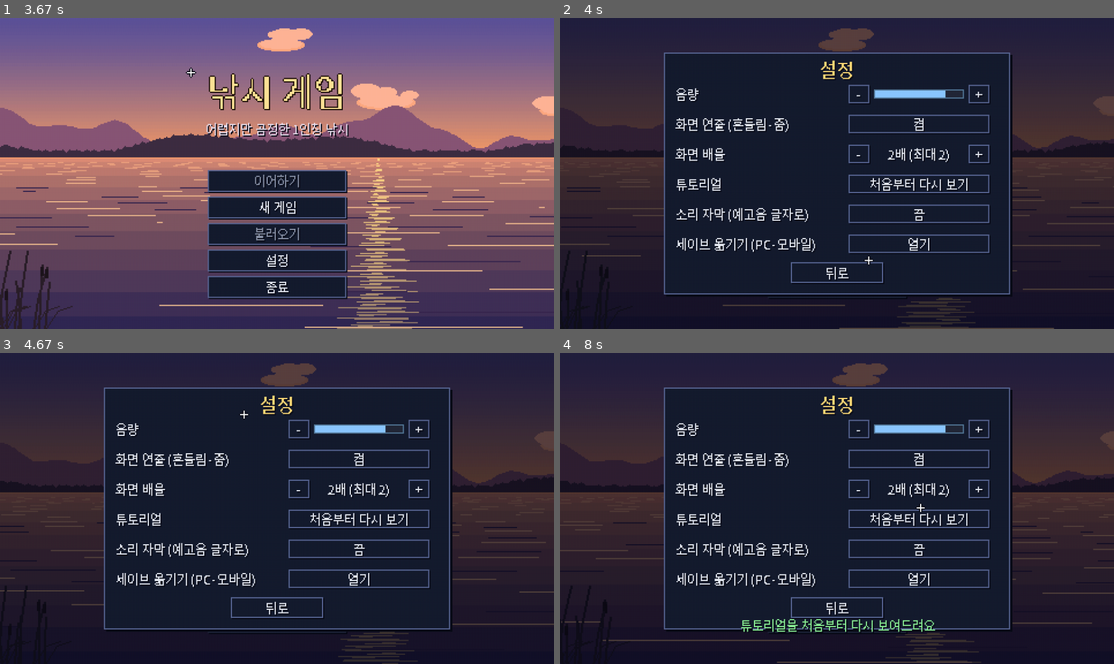
Above: before the commit, frames 1-4 (two rows, left to right).
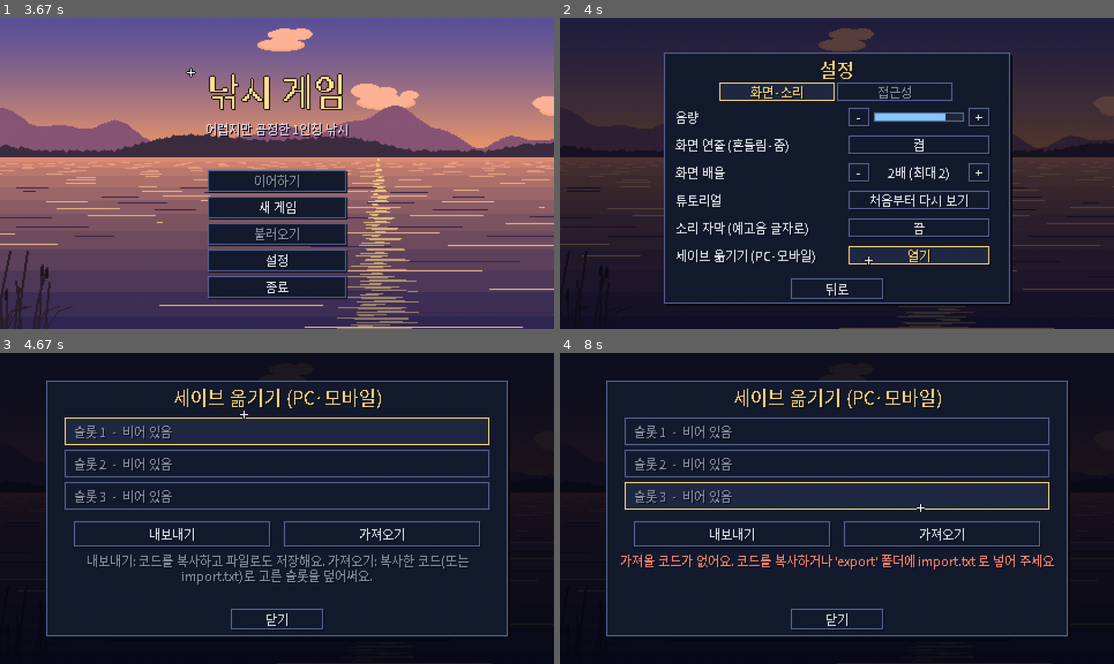
Above: after the commit, the same moments.

Repository: sinsiu60/fishingplanet
Game: pygame game, started from main.py
The game is run twice, just before and just after one commit, with the same random seed, the same clock (stepped at 60 frames per second) and the same inputs.
Inputs (mouse positions are in pixels of both pictures, inside the frame that each line leads up to):
- Up to frame 1 (3.67 s): click (277, 173) at 0.38 s; click (105, 248) at 0.72 s; click (288, 67) at 1.05 s; click (260, 120) at 1.38 s; click (188, 70) at 1.72 s; click (476, 148) at 2.05 s; click (470, 232) at 2.38 s; click (116, 154) at 2.72 s; click (426, 207) at 3.05 s; click (188, 70) at 3.38 s
- Up to frame 2 (4 s): click (870, 260) at 3.72 s
- Up to frame 3 (4.67 s): press the mouse at (310, 595) at 4.03 s; move the mouse to (277, 505) at 4.13 s; release the mouse at (243, 415) at 4.27 s
- Up to frame 4 (8 s): press the mouse at (870, 595) at 6.27 s; move the mouse to (903, 573) at 6.37 s; release the mouse at (936, 555) at 6.5 s; press the mouse at (870, 595) at 6.6 s; move the mouse to (931, 558) at 6.7 s; release the mouse at (992, 524) at 6.83 s; click (886, 480) at 6.98 s; click (936, 527) at 7.32 s; click (920, 508) at 7.75 s

Frame 1 is identical in both runs. In frame 2, 9.2% of the frame differs, in the area x 18-82%, y 20-93%; in frame 3, 40%; in frame 4, 41%, in the area x 0-100%, y 0-100%.

Commit message:
C6: HUD priority and accessibility settings
- Fight HUD priority: signal slots on top and shake-compensated; tension/line/hook
  grouped on one backing; drag faint unless rush/charge/red/just changed;
  distance, quest icon, consumables translucent; lower HUD dims briefly when
  a signal appears; touch pause button hidden during fights (back pauses)
- Accessibility tab (PC and mobile): telegraph multiplier 1.0/1.25/1.5
  (shown on result screen, rank unchanged), first-meet cards on/off,
  signal slot size, colorblind palette, signal sounds on/off with
  stronger visuals when off
- DESIGN.md 31-8

Co-Authored-By: Claude Opus 5.5 <noreply@anthropic.com>
Claude-Session: https://claude.ai/code/session_01XkZZxEWm7K26sk4a4EAFMF

Diff:
--- a/data/signals.json
+++ b/data/signals.json
@@ -11,7 +11,12 @@
    "icon": "release",
    "sound": "sig_release",
    "haptic": "sig_release",
-   "hand": "L"
+   "hand": "L",
+   "cb_color": [
+    86,
+    180,
+    233
+   ]
   },
   "reel": {
    "name": "감기",
@@ -23,7 +28,12 @@
    "icon": "reel",
    "sound": "sig_reel",
    "haptic": "sig_reel",
-   "hand": "R"
+   "hand": "R",
+   "cb_color": [
+    240,
+    150,
+    30
+   ]
   },
   "timing": {
    "name": "타이밍",
@@ -35,7 +45,12 @@
    "icon": "ring",
    "sound": "sig_timing",
    "haptic": "sig_timing",
-   "hand": "L"
+   "hand": "L",
+   "cb_color": [
+    245,
+    232,
+    66
+   ]
   },
   "direction": {
    "name": "방향",
@@ -47,7 +62,12 @@
    "icon": "arrow",
    "sound": "sig_direction",
    "haptic": "sig_direction",
-   "hand": "R"
+   "hand": "R",
+   "cb_color": [
+    250,
+    250,
+    250
+   ]
   },
   "endure": {
    "name": "참기",
@@ -59,7 +79,12 @@
    "icon": "hand",
    "sound": "sig_endure",
    "haptic": "sig_endure",
-   "hand": "R"
+   "hand": "R",
+   "cb_color": [
+    160,
+    160,
+    160
+   ]
   },
   "gesture": {
    "name": "제스처",
@@ -71,7 +96,12 @@
    "icon": "spin",
    "sound": "sig_gesture",
    "haptic": "sig_gesture",
-   "hand": "R"
+   "hand": "R",
+   "cb_color": [
+    214,
+    110,
+    170
+   ]
   }
  },
  "actions": {
@@ -185,7 +215,12 @@
   ],
   "touch_y": 0.6,
   "size": 40,
-  "ring_spread": 30
+  "ring_spread": 30,
+  "size_mult": [
+   0.8,
+   1.0,
+   1.25
+  ]
  },
  "dual_stagger_sec": 0.5,
  "legend_last_phase": 5,
--- a/src/fish_ai/brain.py
+++ b/src/fish_ai/brain.py
@@ -119,6 +119,7 @@
         self.last_ep_action: str | None = None
         self.mastery: dict | None = None      # 세이브 pattern_mastery (낚시 화면이 넣어 줌, 봇·테스트는 None = 배율 1)
         self.fail_streak: dict | None = None  # 세이브 pattern_fail_streak
+        self.access_mult = 1.0                 # 접근성 설정 예고 시간 배율 1.0/1.25/1.5 (랭크 판정엔 영향 없음)
         self.first_rush = fish.get("first_rush")
         self.first_rush_on = False
         self.first_rush_done = not self.first_rush
@@ -471,7 +472,7 @@
                 self.turn_dir = self.rnd.choice((-1, 1))
         self.cur_telegraph = duration if duration is not None else self.telegraph_sec
         self.cur_telegraph = max(self.cur_telegraph, self.min_telegraph(action))  # 계열별 최소 예고 (31장 C4)
-        self.cur_telegraph *= self.learn_mult(action)  # 패턴 숙련도 (31장 C5)
+        self.cur_telegraph *= self.learn_mult(action) * self.access_mult  # 패턴 숙련도 (C5) × 접근성 배율 (C6)
         speed = getattr(self, "train_speed", None)  # 훈련 수조 예고 속도
         if speed == "slow":
             self.cur_telegraph = self.min_telegraph(action) * 2
--- a/src/platform/touch_ui.py
+++ b/src/platform/touch_ui.py
@@ -126,8 +126,9 @@
     layer = pygame.Surface(canvas.get_size(), pygame.SRCALPHA)
     for c in controls:
         on = c.id in pressed
-        fill = (60, 80, 120, min(255, a + 40)) if on else (16, 22, 40, a)
-        edge = (255, 220, 120, 230) if on else (220, 228, 245, min(255, a + 60))
+        ca = a // 2 if c.id == "item" and not on else a  # 소모품(우선순위 5)은 더 옅게 (31장 C6)
+        fill = (60, 80, 120, min(255, ca + 40)) if on else (16, 22, 40, ca)
+        edge = (255, 220, 120, 230) if on else (220, 228, 245, min(255, ca + 60))
         if c.shape == "circle":
             pygame.draw.circle(layer, fill, c.center, c.r)
             pygame.draw.circle(layer, edge, c.center, c.r, 1)
--- a/src/save/settings.py
+++ b/src/save/settings.py
@@ -7,7 +7,11 @@
             # 모바일 터치 버튼: 크기·투명도 0~2단계, 왼손잡이(좌우 반전)
             "touch_size": 1, "touch_alpha": 1, "touch_left": False,
             # 모바일: 진동 0=끔 1=약 2=중 3=강, 화면 갱신 30/60 (메뉴 화면은 늘 30)
-            "vibration": 2, "fps": 60}
+            "vibration": 2, "fps": 60,
+            # 접근성 (31장 C6): 예고 시간 배율 0=1.0 1=1.25 2=1.5, 첫 만남 카드, 신호 슬롯 크기 0~2, 색약 팔레트, 소리 신호
+            "tele_mult": 0, "signal_cards": True, "slot_size": 1, "colorblind": False, "signal_sound": True}
+
+TELE_MULTS = (1.0, 1.25, 1.5)
 
 
 class Settings:
--- a/src/scene/dex.py
+++ b/src/scene/dex.py
@@ -43,6 +43,8 @@
         super().__init__(game)
         self.fishing = fishing
         self.save = game.save
+        from src.ui import signal_slots
+        signal_slots.configure(game.settings)  # 색약 모드 신호색 (31장 C6)
         self.mouse = (0, 0)
         self.age = 0.0  # 열림 애니메이션
         self.fish = load_json("fish.json")["fish"]
--- a/src/scene/fishing_scene.py
+++ b/src/scene/fishing_scene.py
@@ -271,7 +271,8 @@
         ending = f is not None and f.phase in ("caught", "lost")  # 결과 화면: 탭하면 넘어가니 버튼은 숨김
         return {"fight": fighting, "overlay": overlay, "horizon": self.cam.horizon,
                 "can_look": free and f is None and c.state in LOOK_STATES,
-                "show_pause": free and not ending, "show_bag": free and self.can_open_menus(),
+                "show_pause": free and not ending and not fighting,  # 파이팅 중 메뉴 숨김 (뒤로 가기로 멈춤, 31장 C6)
+                "show_bag": free and self.can_open_menus(),
                 "can_retrieve": free and f is None and c.state == CastState.LANDED,
                 "lure": free and f is None and c.state == CastState.LANDED and self.bite.state == BiteState.WAIT,
                 "items": items, "drag": (f.drag, f.drag_steps) if fighting else None,
@@ -582,6 +583,8 @@
         # 패턴 숙련도·연속 실패 보조 (31장 C5) — 세이브 값을 두뇌가 바로 쓴다
         self.fight.brain.mastery = self.save.data.setdefault("pattern_mastery", {})
         self.fight.brain.fail_streak = self.save.data.setdefault("pattern_fail_streak", {})
+        from src.save.settings import TELE_MULTS
+        self.fight.brain.access_mult = TELE_MULTS[self.settings.get("tele_mult")]  # 접근성 예고 배율 (31장 C6)
         self.missed_signals: list[str] = []   # 결과 화면: 놓친 신호
         self.mastery_ups: list[str] = []      # 결과 화면: 숙련도가 오른 패턴
         if self.touch:
@@ -677,6 +680,9 @@
         self.popups.update(dt)
         self.toasts.update(dt)
         self.toasts.sink = self._say if self._fight_text_mode() else None
+        self.sig_dim_t = max(0.0, getattr(self, "sig_dim_t", 0.0) - dt)
+        self.drag_seen_t = max(0.0, getattr(self, "drag_seen_t", 0.0) - dt)
+        signal_slots.configure(self.settings)
         if self.captions:
             self.captions[1] -= dt
             if self.captions[1] <= 0:
@@ -1331,7 +1337,7 @@
                 self.sparkles.burst(*pos, count=6, speed=0.5, ring=False)  # 이빨 반짝
             seen = self.save.data.setdefault("patterns_seen", [])
             card = f"pattern:{pid}"
-            if card in tut.CARDS and self.card is None and self.tutorial.want(card):
+            if card in tut.CARDS and self.card is None and self.tutorial.want(card) and self.settings.get("signal_cards"):
                 # 처음 보는 패턴: 예고 순간 멈추고 시범 그림이 있는 설명 카드
                 if pid not in seen:
                     seen.append(pid)
@@ -1441,7 +1447,8 @@
             if fam not in sig["families"]:
                 continue
             fc = sig["families"][fam]
-            self.sfx.play(fc["sound"], 0.8)
+            if self.settings.get("signal_sound"):  # 접근성: 소리 신호 끄기 → 칸 그림 강조 (31장 C6)
+                self.sfx.play(fc["sound"], 0.8)
             self.game.haptics.vibrate(fc["haptic"])
 
     def _mastery_event(self, ev: str) -> None:
@@ -1489,6 +1496,7 @@
         self.sfx.boost = 2 if "clear" in f.mutations and ev.startswith("telegraph:") else 1  # 투명: 예고 소리 +6dB
         if ev.startswith("telegraph:"):
             self._signal_cue(ev.split(":", 1)[1])
+            self.sig_dim_t = 0.9  # 신호가 뜨는 순간: 하위 HUD 잠깐 더 흐리게
         elif ev in ("action:charge", "tired", "hide_peek"):
             self._signal_cue("charge")  # 감기 계열 (빈틈·고개 내밂)
         qr = getattr(self, "quest_run", None)
@@ -1496,7 +1504,8 @@
             qr.on_event(ev)
         if ev in tut.CARDS and self.card is None and self.tutorial.want(ev):
             if ev.startswith("telegraph:"):
-                self._open_signal_card(ev)
+                if self.settings.get("signal_cards"):  # 접근성: 첫 만남 카드 끄기 (31장 C6)
+                    self._open_signal_card(ev)
             else:
                 self._open_card(ev, None if ev == "net_start" else "fish")
         elif ev == "hazard_enter":
@@ -2021,6 +2030,7 @@
             if self.end_t > 1.2:
                 signal_slots.draw_result_icons(canvas, self.missed_signals, self.mastery_ups,
                                                (12 + (self.hud_inset if self.touch else 0), 214), self.t)
+            self._draw_access_mark(canvas)
             return
         if f.phase == "lost":
             fight_hud.draw_lose_panel(canvas, f, LOSE_REASONS[f.lose_reason], self.end_t)
@@ -2029,6 +2039,7 @@
                                                (canvas.get_width() // 2 - 110, 194), self.t)
             if qr is not None and qr.items:
                 fight_hud.draw_quests(canvas, qr.hud_lines(), self.hud_inset if self.touch else 0)
+            self._draw_access_mark(canvas)
             return
         if self.dragon_fx is not None:
             self.dragon_fx.draw(canvas)
@@ -2040,20 +2051,25 @@
         self._draw_behavior_ui(canvas)
         self.popups.draw(canvas, self.screen_fx.map)
         self.screen_fx.draw_edges(canvas)
+        # HUD 우선순위 (31장 C6): 1 신호 칸 / 2 장력·내구도 / 3 드랙(필요할 때만 진하게) / 4 거리(작게) / 5 의뢰·소모품(반투명).
+        # 신호가 막 뜨면 3 이하는 잠깐 더 흐려진다.
         fight_hud.draw_gauges(self._gauge_canvas(canvas), pal, f, t)
         fight_hud.draw_boss_bar(canvas, pal, f)
-        if f.phase == "fight":
-            self._draw_signal_slots(canvas)
+        dim = 1.0 - 0.55 * min(1.0, self.sig_dim_t / 0.3)
         qr = getattr(self, "quest_run", None)
         if qr is not None and qr.items:
-            fight_hud.draw_quest_icon(canvas, qr.hud_lines(), self.hud_inset if self.touch else 0)
+            self._faded(canvas, 150 * dim, lambda c: fight_hud.draw_quest_icon(c, qr.hud_lines(),
+                                                                                  self.hud_inset if self.touch else 0))
         if self.touch:
             # 드랙·소모품·조작 안내는 터치 버튼이 대신한다
-            fight_hud.draw_distance(canvas, pal, f, self.hud_inset)
+            self._faded(canvas, 200 * dim, lambda c: fight_hud.draw_distance(c, pal, f, self.hud_inset))
         else:
-            fight_hud.draw_drag(canvas, pal, f)
-            fight_hud.draw_distance(canvas, pal, f)
-            self._draw_fight_items(canvas, pal, f)
+            need = self._drag_needed(f)
+            self._faded(canvas, 255 if need else 120 * dim, lambda c: fight_hud.draw_drag(c, pal, f, need, t))
+            self._faded(canvas, 200 * dim, lambda c: fight_hud.draw_distance(c, pal, f))
+            self._faded(canvas, 150 * dim, lambda c: self._draw_fight_items(c, pal, f))
+        if f.phase == "fight":
+            self._draw_signal_slots(canvas)  # 가장 위 (가장 선명)
         if self.debug:
             pad_side = self.touch and not self.settings.get("touch_left")
             fight_hud.draw_debug(canvas, f, self.ctl.debug_lines(self.t), 100 if pad_side else 4)
@@ -2310,7 +2326,48 @@
         dark = "dark" in f.gim.kinds(b)
         inked = self.ink_t > 0 or b.dark
         sigs = signal_slots.collect(f, b.sound_only, inked, dark)
-        signal_slots.draw(canvas, f, sigs, self.touch, bool(self.touch and self.settings.get("touch_left")), self.t)
+        left = bool(self.touch and self.settings.get("touch_left"))
+        sx, sy = self.game.screen.shake
+        if (sx, sy) == (0, 0):
+            signal_slots.draw(canvas, f, sigs, self.touch, left, self.t)
+            return
+        # 화면 흔들림이 신호 칸을 흔들지 않게: 흔들림만큼 반대로 그려 칸은 제자리에 (31장 C6)
+        lay = self._layer(canvas)
+        signal_slots.draw(lay, f, sigs, self.touch, left, self.t)
+        canvas.blit(lay, (-sx, -sy))
+
+    def _layer(self, canvas) -> pygame.Surface:
+        lay = getattr(self, "_fade_layer", None)
+        if lay is None or lay.get_size() != canvas.get_size():
+            lay = self._fade_layer = pygame.Surface(canvas.get_size(), pygame.SRCALPHA)
+        lay.set_alpha(None)
+        lay.fill((0, 0, 0, 0))
+        return lay
+
+    def _faded(self, canvas, alpha: float, fn) -> None:
+        """우선순위 낮은 HUD를 반투명으로 (31장 C6)."""
+        if alpha >= 250:
+            fn(canvas)
+            return
+        lay = self._layer(canvas)
+        fn(lay)
+        lay.set_alpha(int(max(0, alpha)))
+        canvas.blit(lay, (0, 0))
+
+    def _drag_needed(self, f) -> bool:
+        """드랙 칸을 진하게: 돌진·힘 모으기·장력 빨강, 또는 방금 드랙을 바꿨을 때."""
+        if f.drag != getattr(self, "_drag_last", f.drag):
+            self.drag_seen_t = 1.2
+        self._drag_last = f.drag
+        return f.brain.state in ("rush", "charge") or f.zone() == "red" or getattr(self, "drag_seen_t", 0.0) > 0
+
+    def _draw_access_mark(self, canvas) -> None:
+        """접근성 예고 배율을 썼으면 결과 화면 오른쪽 아래에 작게 (랭크 판정은 그대로)."""
+        m = getattr(self.fight.brain, "access_mult", 1.0)
+        if m != 1.0 and self.end_t > 1.0:
+            inset = self.hud_inset if self.touch else 0
+            hud.text(canvas, f"예고 ×{m:g}", (canvas.get_width() - 8 - inset, canvas.get_height() - 8), (150, 158, 180),
+                     11, "bottomright")
 
     def _draw_line_and_bobber(self, canvas, pal, tip) -> None:
         c, cam = self.cast, self.cam
--- a/src/scene/settings_scene.py
+++ b/src/scene/settings_scene.py
@@ -1,11 +1,14 @@
 """설정.
 
-PC     : 음량, 화면 연출, 화면 배율, 튜토리얼 다시 보기, 소리 자막, 세이브 옮기기
-모바일 : 탭 두 개 — [화면·소리] 음량, 화면 연출, 소리 자막, 튜토리얼
+PC     : 탭 두 개 — [화면·소리] 음량, 화면 연출, 화면 배율, 튜토리얼 다시 보기, 소리 자막, 세이브 옮기기
+                    [접근성] 예고 시간 배율, 첫 만남 카드, 신호 칸 크기, 색약 모드, 소리 신호 (31장 C6)
+모바일 : 탭 세 개 — [화면·소리] 음량, 화면 연출, 소리 자막, 튜토리얼
                     [터치·기기] 터치 버튼 크기·진하기, 왼손잡이, 진동(끔/약/중/강), 화면 갱신(30/60), 세이브 옮기기
+                    [접근성] PC와 같음
 """
 from src.platform.detect import IS_MOBILE
 from src.platform.haptics import LEVEL_NAMES
+from src.save.settings import TELE_MULTS
 from src.scene.base import Scene
 from src.ui import widgets as ui
 from src.ui.hud import draw_cursor, text
@@ -23,7 +26,10 @@
         self.msg_t = 0.0
         self.w = game.screen.ui_rect.w
         self.x0 = self.w // 2 - 140
-        self.tabs = ui.Tabs(self.w // 2 - 102, 56, ["화면·소리", "터치·기기"], width=100) if IS_MOBILE else None
+        if IS_MOBILE:
+            self.tabs = ui.Tabs(self.w // 2 - 137, 56, ["화면·소리", "터치·기기", "접근성"], width=90)
+        else:
+            self.tabs = ui.Tabs(self.w // 2 - 102, 56, ["화면·소리", "접근성"], width=100)
         self._build()
 
     # ── 줄 정의: (이름, 종류, 값 글자 함수, 동작들) ──
@@ -36,6 +42,8 @@
         tutorial = ("튜토리얼", "button", lambda: "처음부터 다시 보기", self._reset_tutorial)
         captions = ("소리 자막 (예고음 글자로)", "toggle", lambda: s.get("sound_captions"), self._toggle_captions)
         transfer = ("세이브 옮기기 (PC·모바일)", "button", lambda: "열기", self._open_transfer)
+        if self.tabs.labels[self.tabs.index] == "접근성":
+            return self._access_rows()
         if not IS_MOBILE:
             scale = ("화면 배율", "step", lambda: f"{self.game.screen.scale}배 (최대 {self._max_scale()})",
                      (lambda: self._scale(-1), lambda: self._scale(1)))
@@ -54,12 +62,24 @@
                lambda: s.set("fps", 30 if s.get("fps") == 60 else 60))
         return [size, alpha, left, vib, fps, transfer]
 
+    def _access_rows(self) -> list[tuple]:
+        """접근성 (31장 C6). 예고 배율은 랭크 판정에 영향 없음 — 결과 화면에 작게 표시."""
+        s = self.s
+        tele = ("예고 시간 배율", "step", lambda: f"{TELE_MULTS[s.get('tele_mult')]}배",
+                (lambda: self._step("tele_mult", -1, 2), lambda: self._step("tele_mult", 1, 2)))
+        cards = ("첫 만남 신호 카드", "toggle", lambda: s.get("signal_cards"),
+                 lambda: s.set("signal_cards", not s.get("signal_cards")))
+        slot = ("신호 칸 크기", "step", lambda: ("작게", "보통", "크게")[s.get("slot_size")],
+                (lambda: self._step("slot_size", -1, 2), lambda: self._step("slot_size", 1, 2)))
+        cb = ("색약 모드 (고대비 신호색)", "toggle", lambda: s.get("colorblind"),
+              lambda: s.set("colorblind", not s.get("colorblind")))
+        snd = ("소리 신호 (끄면 그림 강조)", "toggle", lambda: s.get("signal_sound"),
+               lambda: s.set("signal_sound", not s.get("signal_sound")))
+        return [tele, cards, slot, cb, snd]
+
     def _build(self) -> None:
         x = self.x0 + ROW_X
-        if IS_MOBILE:
-            y0, step, back_y = 86, 24, 226
-        else:
-            y0, step, back_y = 66, 26, 212
+        y0, step, back_y = 86, 24, 226
         self.rows = self._rows()
         self.rows_y = [y0 + i * step for i in range(len(self.rows))]
         self.buttons = []
@@ -126,7 +146,7 @@
             self._back()
         elif a.name == "primary":
             m = a.pos
-            if self.tabs is not None and self.tabs.click(m):
+            if self.tabs.click(m):
                 self.game.sfx.play("click")
                 self._build()
                 return
@@ -149,10 +169,9 @@
         ui.dim(canvas, 170)
         canvas = self.ui_canvas(canvas)
         w = canvas.get_width()
-        ui.panel(canvas, (self.x0 - 10, 30, 300, 218 if IS_MOBILE else 210))
+        ui.panel(canvas, (self.x0 - 10, 30, 300, 218))
         text(canvas, "설정", (w // 2, 44), ui.ACCENT, 16, "center")
-        if self.tabs is not None:
-            self.tabs.draw(canvas, self.mouse)
+        self.tabs.draw(canvas, self.mouse)
         x = self.x0 + ROW_X
         bi = 0
         for (label, kind, value, act), y in zip(self.rows, self.rows_y):
@@ -170,5 +189,5 @@
         for b in self.buttons:
             b.draw(canvas, self.mouse)
         if self.msg_t > 0:
-            text(canvas, self.msg, (w // 2, 236 if not IS_MOBILE else 240), ui.GOOD, 11, "center")
+            text(canvas, self.msg, (w // 2, 240), ui.GOOD, 11, "center")
         draw_cursor(canvas, self.mouse)
--- a/src/ui/fight_hud.py
+++ b/src/ui/fight_hud.py
@@ -27,6 +27,11 @@
 
     def ty(v):
         return y + h - clamp(v, 0, 100) / 100 * h
+
+    # 장력·줄·바늘을 한 묶음으로 (31장 C6): 옅은 받침 하나 — 걸림·기믹 게이지는 그 오른쪽에 따로
+    back = pygame.Surface((72, h + 30), pygame.SRCALPHA)
+    pygame.draw.rect(back, (10, 14, 28, 90), back.get_rect(), border_radius=6)
+    canvas.blit(back, (x - 6, y - 6))
 
     gl, gh = fight.green_low, fight.green_high
     canvas.fill(SHADOW, (x - 1, y - 1, w + 2, h + 2))
@@ -136,15 +141,18 @@
     pygame.draw.rect(canvas, rc, (x - 2, y - 2, bw + 4, bh + 4), 1)
 
 
-def draw_drag(canvas, pal, fight) -> None:
+def draw_drag(canvas, pal, fight, need: bool = False, t: float = 0.0) -> None:
+    """드랙 5칸. need = 지금 드랙이 중요할 때(돌진·힘 모으기·장력 빨강·방금 바꿈) — 금색 테두리로 강조 (31장 C6)."""
     x, y = 8, 226
-    icons.reel(canvas, x + 6, y, pal["text"])
+    icons.reel(canvas, x + 6, y, (255, 220, 120) if need else pal["text"])
     bx = x + 18
     for i in range(fight.drag_steps):
         filled = i < fight.drag
         rect = (bx + i * 7, y - 3, 5, 7)
         canvas.fill(SHADOW, (rect[0] - 1, rect[1] - 1, 7, 9))
         canvas.fill((255, 220, 120) if filled else (60, 64, 80), rect)
+    if need and int(t * 4) % 2 == 0:
+        pygame.draw.rect(canvas, (255, 220, 120), (x - 2, y - 7, 18 + fight.drag_steps * 7 + 4, 15), 1, border_radius=3)
 
 
 def draw_distance(canvas, pal, fight, inset: int = 0) -> None:
--- a/src/ui/signal_slots.py
+++ b/src/ui/signal_slots.py
@@ -22,6 +22,16 @@
 BAD = (255, 110, 95)
 
 
+# 접근성 (31장 C6): 낚시 화면이 설정을 넣어 준다 — 색약 팔레트, 칸 크기 배율, 소리 신호 끔 → 그림 강조
+OPTS = {"colorblind": False, "scale": 1.0, "strong": False}
+
+
+def configure(settings) -> None:
+    OPTS["colorblind"] = bool(settings.get("colorblind"))
+    OPTS["scale"] = cfg()["slots"]["size_mult"][settings.get("slot_size")]
+    OPTS["strong"] = not settings.get("signal_sound")
+
+
 def cfg() -> dict:
     return load_json("signals.json")
 
@@ -38,7 +48,8 @@
 
 
 def color_of(family: str):
-    return tuple(cfg()["families"][family]["color"])
+    f = cfg()["families"][family]
+    return tuple(f["cb_color"] if OPTS["colorblind"] else f["color"])
 
 
 def slot_positions(w: int, h: int, touch: bool, left_handed: bool) -> tuple:
@@ -114,7 +125,8 @@
     back = pygame.Surface((size, size), pygame.SRCALPHA)
     pygame.draw.rect(back, (12, 16, 30, 175), back.get_rect(), border_radius=8)
     canvas.blit(back, r.topleft)
-    pygame.draw.rect(canvas, col if lit else tuple(int(c * 0.55) for c in col), r, 2, border_radius=8)
+    pygame.draw.rect(canvas, col if lit else tuple(int(c * 0.55) for c in col), r, 3 if OPTS["strong"] else 2,
+                     border_radius=8)
     if ok:
         pygame.draw.rect(canvas, GOOD, r.inflate(-6, -6), 1, border_radius=6)
     return r
@@ -186,6 +198,8 @@
     L, R = slot_positions(w, h, touch, left_handed)
     size = cfg()["slots"]["size"]
     spread = cfg()["slots"]["ring_spread"]
+    k = OPTS["scale"]
+    ks = int(size * k)
     fc = load_json("fishing_config.json")["fight"]
     used = {"L": 0, "R": 0}
     for s in signals:
@@ -193,11 +207,25 @@
         n = used[s["hand"]]
         used[s["hand"]] += 1
         out = -1 if (base[0] < w // 2) else 1   # 같은 손 두 번째 신호는 바깥쪽으로 비켜서
-        pos = (base[0] + out * n * (size + 6), base[1])
-        _draw_one(canvas, fight, s, pos, size, spread, fc, t)
+        pos = (base[0] + out * n * (ks + 6), base[1])
+        if k == 1.0:
+            _draw_one(canvas, fight, s, pos, size, spread, fc, t)
+        else:
+            # 칸 크기 설정: 기본 크기로 그린 칸(링 포함)을 통째로 키우거나 줄인다
+            side = size + 2 * spread + 28
+            tmp = pygame.Surface((side, side), pygame.SRCALPHA)
+            _draw_one(tmp, fight, s, (side // 2, side // 2), size, spread, fc, t)
+            img = pygame.transform.smoothscale(tmp, (int(side * k), int(side * k)))
+            canvas.blit(img, img.get_rect(center=pos))
+        if OPTS["strong"] and s["kind"] == "tele" and int(t * 6) % 2 == 0:
+            # 소리 신호 끔: 예고 동안 바깥 테두리를 하나 더 (그림 강조)
+            col = color_of(s["family"]) if s["family"] in cfg()["families"] else DIM
+            pygame.draw.rect(canvas, col, pygame.Rect(0, 0, ks + 10, ks + 10).move(pos[0] - ks // 2 - 5,
+                                                                                   pos[1] - ks // 2 - 5), 2,
+                             border_radius=11)
     if signals:
-        _tension_strip(canvas, fight, (w // 2, L[1] + size // 2 + 12), t)
-    _combo_preview(canvas, fight, (w // 2, L[1] - size // 2 - 16), t)
+        _tension_strip(canvas, fight, (w // 2, L[1] + ks // 2 + 12), t)
+    _combo_preview(canvas, fight, (w // 2, L[1] - ks // 2 - 16), t)
 
 
 def _draw_one(canvas, fight, s: dict, pos, size: int, spread: float, fc: dict, t: float) -> None:
Not shown, changed: DESIGN.md
